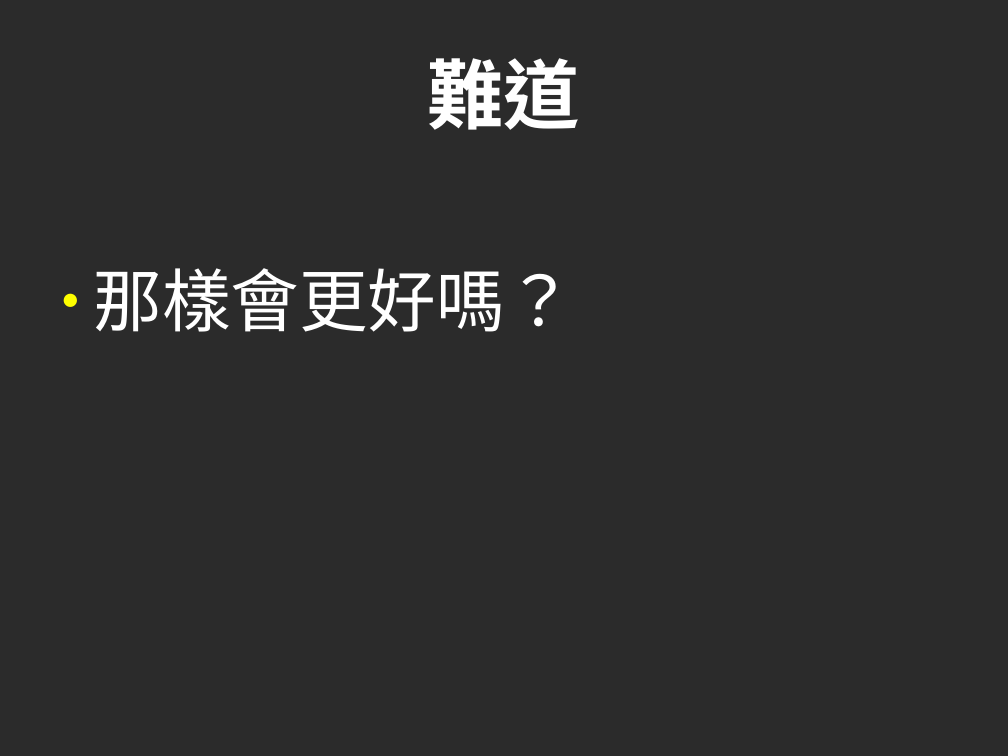
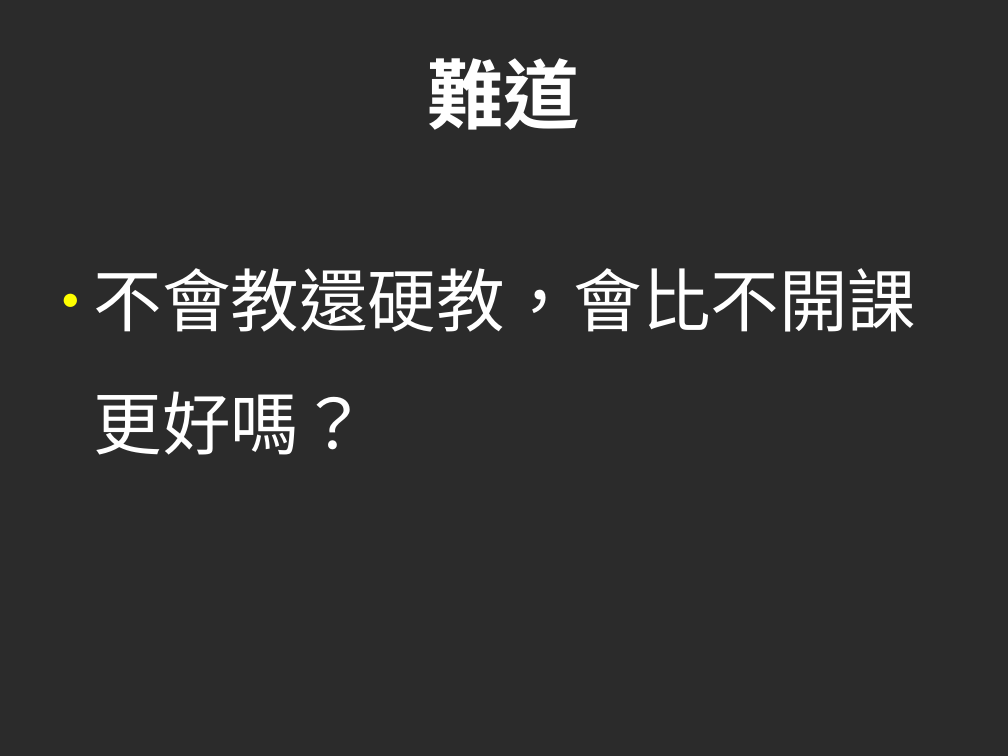
Before and after one commit to cccunimportant/10minSlides, a slide deck: slide 9 of 20minSePmSaDp.odp. Drawn at 1008x756 pixels with LibreOffice and Linux fonts; fonts in the diff are those of the drawing; background and template pictures are left out; a plain dark background stands for a picture behind light text. Boxes give left, top, right and bottom in pixels: in the first picture for what was removed or moved away, otherwise in the second. Text is boxed around its words. In the diff, an @@ line names an element or a change of style, - is before the commit and + after.

```diff
--- a/20minSePmSaDp.odp
+++ b/20minSePmSaDp.odp
@@ text at <box>94,268,917,455</box>: text changed @@
-● 那樣會更好嗎？
+● 不會教還硬教，會比不開課更好嗎？
```
Also in this commit, not shown: 29 other slides changed, 4 other files.
